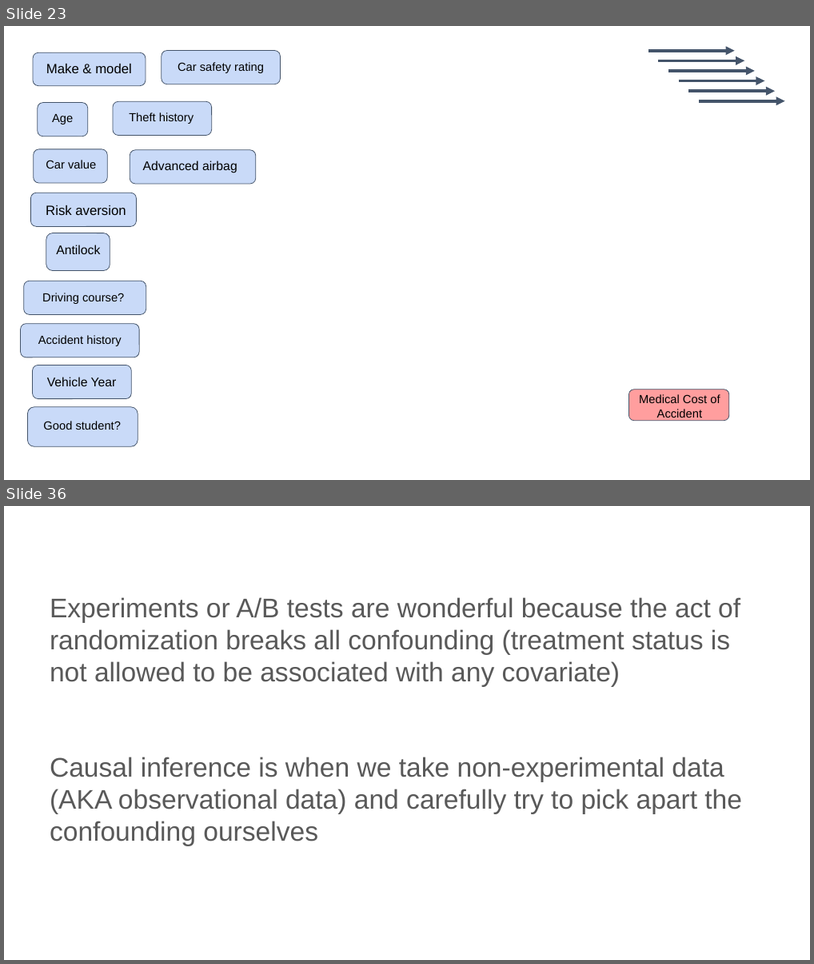
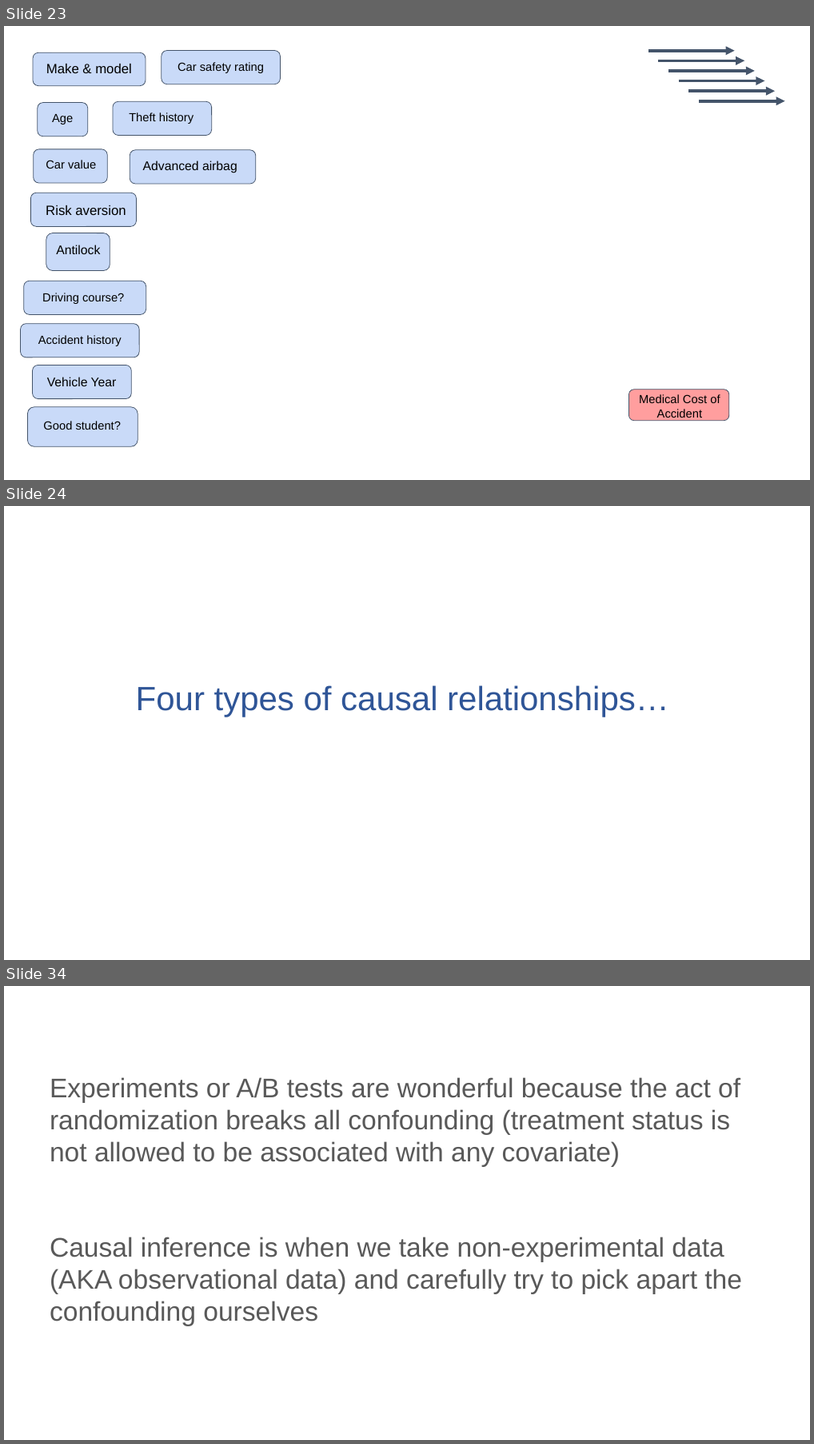
Before and after one commit to ronikobrosly/scipy_2022_causal_inference_tutorial, a slide deck: slides/tutorial_slides.pptx. Shown one above the other, each under a label of ours: slides 23 and 36 before the commit, slides 23, 24 and 34 after it; the slides between them are not shown. The pictures are 814x964 and 814x1444 pixels, drawn with LibreOffice and Linux fonts; fonts in the diff are those of the drawing. Boxes give left, top, right and bottom in pixels: in the first picture for what was removed or moved away, otherwise in the second. Text is boxed around its words. In the diff, an @@ line names an element or a change of style, - is before the commit and + after.

```diff
--- a/slides/tutorial_slides.pptx
+++ b/slides/tutorial_slides.pptx
@@ slide 24 added at (4, 506, 810, 960), background #FFFFFF @@
@@ title added at (136, 685, 670, 716), 40 pt, text #2F5597 @@
+Four types of causal relationships…
@@ what was slide 36 is now slide 34 @@
```
Also in this commit, not shown: 9 slides changed, 15 other slides added, 3 slides removed, 1 other file.
